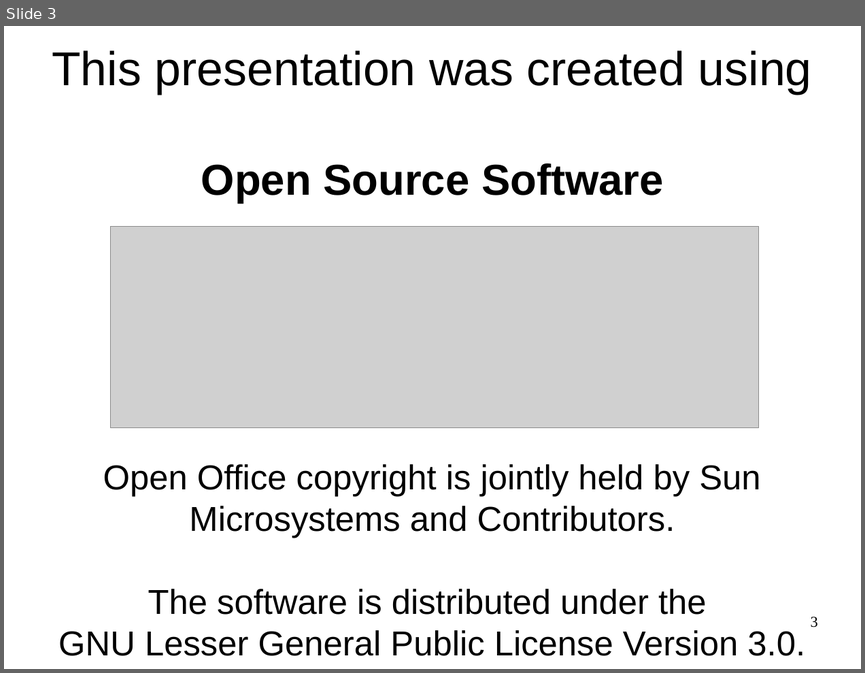
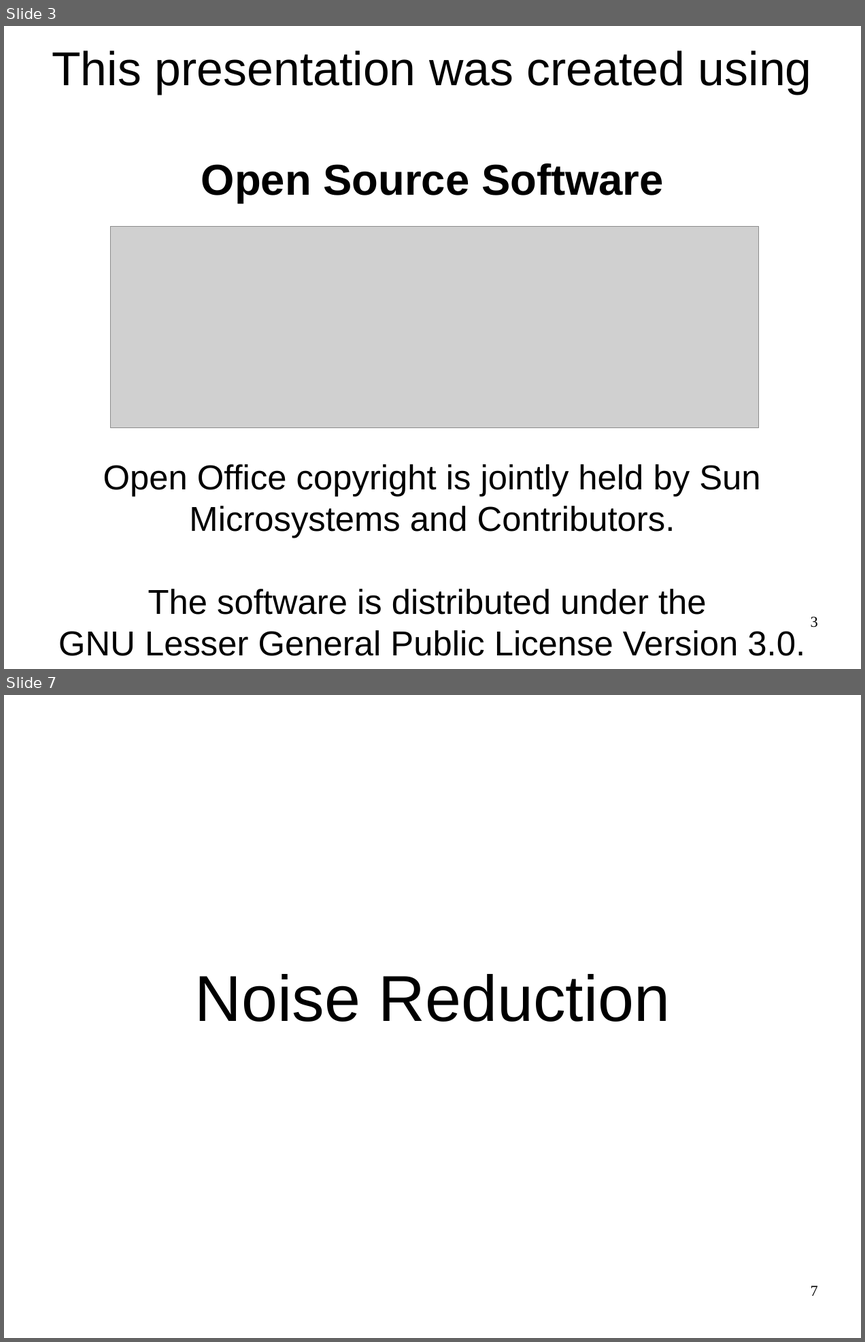
Before and after one commit to luisibanez/MicroscopyTutorial, a slide deck: Documents/MicroscopyImageAnalysis-HandsOnExercises.odp. Shown one above the other, each under a label of ours: slide 3 before the commit, slides 3 and 7 after it; the slides between them are not shown. The pictures are 865x673 and 865x1342 pixels, drawn with LibreOffice and Linux fonts; fonts in the diff are those of the drawing; grey boxes stand for pictures. Boxes give left, top, right and bottom in pixels: in the first picture for what was removed or moved away, otherwise in the second. Text is boxed around its words. In the diff, an @@ line names an element or a change of style, - is before the commit and + after.

```diff
--- a/Documents/MicroscopyImageAnalysis-HandsOnExercises.odp
+++ b/Documents/MicroscopyImageAnalysis-HandsOnExercises.odp
@@ slide 7 added at (x1=4, y1=695, x2=861, y2=1338), background #FFFFFF @@
@@ subtitle added at (x1=195, y1=974, x2=670, y2=1021), 60 pt, text #000000 @@
+Noise Reduction
@@ page number added at (x1=810, y1=1285, x2=818, y2=1295), 14 pt, text #000000 @@
+7
```
Also in this commit, not shown: 28 other slides added.
